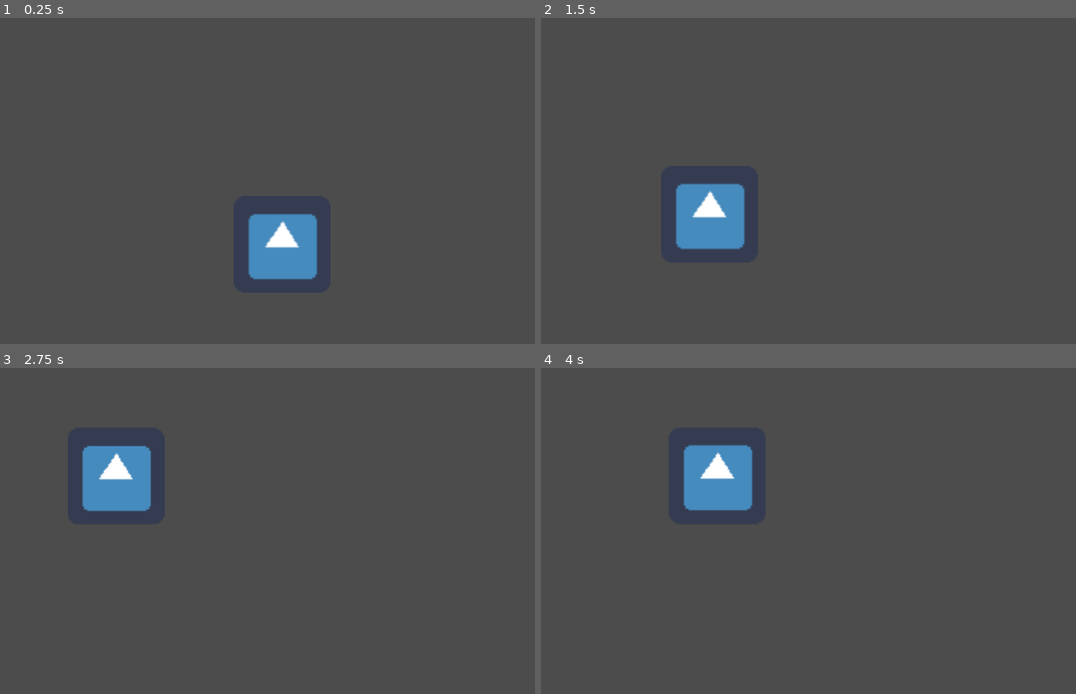
Above: before the commit, frames 1-4 (two rows, left to right).
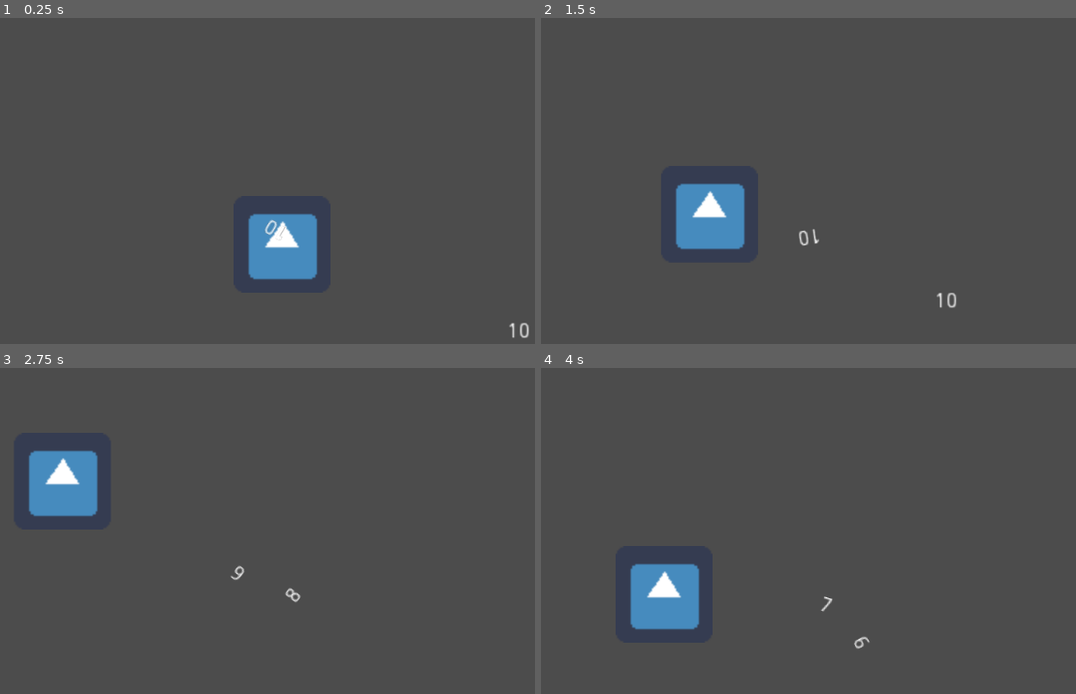
Above: after the commit, the same moments.

Repository: Panda248/Hu-Yang-Yoyale
Game: Godot game, scene res://World.tscn
The game is run twice, just before and just after one commit, with the same random seed, the same clock (stepped at 60 frames per second) and the same inputs. The engine's default icon, where the game draws it, is replaced by a stand-in: a white triangle on a blue panel in a dark square.
Inputs (mouse positions are in pixels of both pictures, inside the frame that each line leads up to):
- Up to frame 1 (0.25 s): no input
- Up to frame 2 (1.5 s): tap Enter at 0.5 s; move the mouse to (824, 226) at 0.52 s; hold Right (ui_right) 0.53-1.28 s; click (824, 226) at 0.6 s; move the mouse to (669, 265) at 1.27 s; hold Down (ui_down) from 1.28 s (still down); click (669, 265) at 1.35 s
- Up to frame 3 (2.75 s): move the mouse to (358, 495) at 2.02 s; release Down (ui_down) at 2.03 s; hold Right (ui_right) from 2.03 s (still down); click (358, 495) at 2.1 s
- Up to frame 4 (4 s): move the mouse to (781, 684) at 2.77 s; release Right (ui_right) at 2.78 s; hold Up (ui_up) 2.78-3.53 s; click (781, 684) at 2.85 s; move the mouse to (1054, 661) at 3.52 s; hold Left (ui_left) from 3.53 s (still down); click (1054, 661) at 3.6 s

The runs differ from the first frame. In frame 1, 0.1% of the frame differs, in the area x 49-99%, y 61-99%; in frame 2, 0.2%; in frame 3, 4.3%; in frame 4, 5.3%, in the area x 16-62%, y 23-87%.

Commit message:
damage and death

Diff:
--- a/Enemy.gd
+++ b/Enemy.gd
@@ -13,7 +13,7 @@
 var state = IDLE
 
 enum	{
-	IDLE, CHASE
+	IDLE, CHASE, ATTACK
 }
 
 func _dead() ->bool:
@@ -26,10 +26,14 @@
 
 # Called every frame. 'delta' is the elapsed time since the previous frame.
 func _process(delta):
+	get_node("Label").text = var2str(health)
 	#State machine
 	match state:
 		CHASE:
 			_chase(delta)
+		ATTACK:
+			look_at(get_node("%Player").position)
+			get_node("Fists").primaryFire()
 	pass
 
 func _chase(delta):
@@ -52,3 +56,15 @@
 func takeDamage(damage : int):
 	get_node("damageFlash").play("damageFlash")
 	health -= damage
+
+
+func _on_Range_body_entered(body):
+	if(body == get_node("%Player")):
+		state = ATTACK
+	pass # Replace with function body.
+
+
+func _on_Range_body_exited(body):
+	if(body == get_node("%Player")):
+		state = CHASE
+	pass # Replace with function body.
--- a/Enemy.tscn
+++ b/Enemy.tscn
@@ -1,7 +1,8 @@
-[gd_scene load_steps=7 format=2]
+[gd_scene load_steps=9 format=2]
 
 [ext_resource path="res://Enemy.gd" type="Script" id=1]
 [ext_resource path="res://HurtBox.gd" type="Script" id=2]
+[ext_resource path="res://Fists.tscn" type="PackedScene" id=3]
 
 [sub_resource type="CircleShape2D" id=1]
 
@@ -10,11 +11,14 @@
 [sub_resource type="CircleShape2D" id=2]
 radius = 71.33
 
-[sub_resource type="Animation" id=4]
+[sub_resource type="CircleShape2D" id=4]
+radius = 32.02
+
+[sub_resource type="Animation" id=5]
 resource_name = "damageFlash"
 length = 0.1
 tracks/0/type = "value"
-tracks/0/path = NodePath("CollisionShape2D:modulate")
+tracks/0/path = NodePath("Body:modulate")
 tracks/0/interp = 1
 tracks/0/loop_wrap = true
 tracks/0/imported = false
@@ -23,14 +27,14 @@
 "times": PoolRealArray( 0, 0.1 ),
 "transitions": PoolRealArray( 1, 1 ),
 "update": 1,
-"values": [ Color( 1, 0, 0, 1 ), Color( 0.407843, 0.647059, 0.462745, 1 ) ]
+"values": [ Color( 1, 0, 0, 1 ), Color( 0.231373, 0.760784, 0.45098, 1 ) ]
 }
 
 [node name="Enemy" type="KinematicBody2D"]
 script = ExtResource( 1 )
 
-[node name="CollisionShape2D" type="CollisionShape2D" parent="."]
-modulate = Color( 0.407843, 0.647059, 0.462745, 1 )
+[node name="Body" type="CollisionShape2D" parent="."]
+modulate = Color( 0.282353, 0.764706, 0.435294, 1 )
 shape = SubResource( 1 )
 
 [node name="HurtBox" type="Area2D" parent="."]
@@ -48,8 +52,24 @@
 [node name="CollisionShape2D" type="CollisionShape2D" parent="FOV"]
 shape = SubResource( 2 )
 
+[node name="Fists" parent="." instance=ExtResource( 3 )]
+position = Vector2( 8, 0 )
+rotation = 1.5708
+
+[node name="Range" type="Area2D" parent="."]
+
+[node name="CollisionShape2D" type="CollisionShape2D" parent="Range"]
+modulate = Color( 1, 1, 1, 0.145098 )
+shape = SubResource( 4 )
+
 [node name="damageFlash" type="AnimationPlayer" parent="."]
-anims/damageFlash = SubResource( 4 )
+anims/damageFlash = SubResource( 5 )
+
+[node name="Label" type="Label" parent="."]
+margin_right = 40.0
+margin_bottom = 14.0
 
 [connection signal="body_entered" from="FOV" to="." method="_on_FOV_body_entered"]
 [connection signal="body_exited" from="FOV" to="." method="_on_FOV_body_exited"]
+[connection signal="body_entered" from="Range" to="." method="_on_Range_body_entered"]
+[connection signal="body_exited" from="Range" to="." method="_on_Range_body_exited"]
--- a/Fists.gd
+++ b/Fists.gd
@@ -1,15 +1,6 @@
 extends Area2D
 
 onready var animationPlayer = get_node("%AnimationPlayer")
-
-func _init():
-	set_pickable(true);
-	pass
-
-func _process(delta):
-	if Input.is_action_just_pressed("primaryFire"):
-		primaryFire();
-	pass
 
 func primaryFire():
 	if !animationPlayer.is_playing():
--- a/Fists.tscn
+++ b/Fists.tscn
@@ -9,9 +9,9 @@
 [sub_resource type="CircleShape2D" id=2]
 radius = 5.0
 
-[sub_resource type="CapsuleShape2D" id=3]
+[sub_resource type="CapsuleShape2D" id=7]
 radius = 8.0
-height = 0.0
+height = 6.0
 
 [sub_resource type="Animation" id=4]
 resource_name = "attackLeft"
@@ -51,7 +51,7 @@
 "times": PoolRealArray( 0 ),
 "transitions": PoolRealArray( 1 ),
 "update": 1,
-"values": [ SubResource( 3 ) ]
+"values": [ SubResource( 7 ) ]
 }
 tracks/3/type = "value"
 tracks/3/path = NodePath("HitBox/CollisionShape2D:disabled")
@@ -75,7 +75,19 @@
 "times": PoolRealArray( 0 ),
 "transitions": PoolRealArray( 1 ),
 "update": 0,
-"values": [ Vector2( -10, -14 ) ]
+"values": [ Vector2( -10, -11 ) ]
+}
+tracks/5/type = "value"
+tracks/5/path = NodePath("HitBox/CollisionShape2D:position")
+tracks/5/interp = 1
+tracks/5/loop_wrap = true
+tracks/5/imported = false
+tracks/5/enabled = true
+tracks/5/keys = {
+"times": PoolRealArray(  ),
+"transitions": PoolRealArray(  ),
+"update": 0,
+"values": [  ]
 }
 
 [sub_resource type="Animation" id=5]
@@ -116,7 +128,7 @@
 "times": PoolRealArray( 0 ),
 "transitions": PoolRealArray( 1 ),
 "update": 1,
-"values": [ SubResource( 3 ) ]
+"values": [ SubResource( 7 ) ]
 }
 tracks/3/type = "value"
 tracks/3/path = NodePath("HitBox/CollisionShape2D:disabled")
@@ -140,7 +152,7 @@
 "times": PoolRealArray( 0 ),
 "transitions": PoolRealArray( 1 ),
 "update": 0,
-"values": [ Vector2( 10, -14 ) ]
+"values": [ Vector2( 10, -11 ) ]
 }
 
 [node name="Fists" type="Area2D"]
@@ -155,14 +167,14 @@
 shape = SubResource( 2 )
 
 [node name="HitBox" type="Area2D" parent="."]
+unique_name_in_owner = true
 script = ExtResource( 1 )
 damage = 1
 
 [node name="CollisionShape2D" type="CollisionShape2D" parent="HitBox"]
 modulate = Color( 1, 1, 1, 0.207843 )
-position = Vector2( -10, -14 )
-rotation = 1.56804
-shape = SubResource( 3 )
+position = Vector2( -10, -11 )
+shape = SubResource( 7 )
 disabled = true
 
 [node name="AnimationPlayer" type="AnimationPlayer" parent="."]
--- a/HurtBox.gd
+++ b/HurtBox.gd
@@ -11,8 +11,9 @@
 	pass
 
 func _on_area_entered(hitbox : HitBox) -> void:
-	if hitbox == null:
+	if get_parent().is_a_parent_of(hitbox):
 		return
-
+	if hitbox ==  null:
+		return
 	if owner.has_method("takeDamage"):
 		owner.takeDamage(hitbox.damage)
--- a/Main.gd
+++ b/Main.gd
@@ -9,8 +9,8 @@
 
 func _process(delta):
 	for item in get_children():
-		if item.has_method("isDead"):
-			if item.isDead:
+		if item.has_method("_dead"):
+			if item._dead():
 				remove_child(item)
 
 	pass
--- a/Player.gd
+++ b/Player.gd
@@ -3,8 +3,9 @@
 signal player_shot(bullet, position, direction);
 
 var direction;
+export var health = 10;
+export var velocity = 100;
 
-export var velocity = 100;
 export (PackedScene) var Bullet;
 
 onready var end_of_barrel = $BarrelEnd;
@@ -17,9 +18,11 @@
 
 # Called every frame. 'delta' is the elapsed time since the previous frame.
 func _process(delta):
+	get_node("Label").text = var2str(health)
 	var _motion = Vector2();
 	look_at(get_global_mouse_position());
 	input_movement()
+	input_action()
 	direction = direction.normalized();
 	_motion = move_and_collide(direction * velocity * delta);
 	pass
@@ -44,9 +47,17 @@
 	if event.is_action_released("primaryFire"):
 		shoot();
 
+func input_action():
+	if Input.is_action_just_pressed("primaryFire"):
+		get_node("Fists").primaryFire();
+
 func shoot():
 	var bullet_instance = Bullet.instance();
 	var target = get_global_mouse_position();
 	var direction_to_mouse = end_of_barrel.global_position.direction_to(target).normalized();
 
 	emit_signal("player_shot", bullet_instance, end_of_barrel.global_position, direction_to_mouse);
+
+func takeDamage(damage : int):
+	get_node("damageFlash").play("damageFlash")
+	health -= damage
--- a/Player.tscn
+++ b/Player.tscn
@@ -1,30 +1,41 @@
-[gd_scene load_steps=6 format=2]
+[gd_scene load_steps=8 format=2]
 
 [ext_resource path="res://Player.gd" type="Script" id=1]
 [ext_resource path="res://Bullet.tscn" type="PackedScene" id=2]
 [ext_resource path="res://Fists.tscn" type="PackedScene" id=3]
+[ext_resource path="res://HurtBox.gd" type="Script" id=5]
 
 [sub_resource type="CircleShape2D" id=1]
 
 [sub_resource type="CircleShape2D" id=2]
+
+[sub_resource type="Animation" id=3]
+resource_name = "damageFlash"
+length = 0.1
+tracks/0/type = "value"
+tracks/0/path = NodePath("Body:modulate")
+tracks/0/interp = 1
+tracks/0/loop_wrap = true
+tracks/0/imported = false
+tracks/0/enabled = true
+tracks/0/keys = {
+"times": PoolRealArray( 0, 0.1 ),
+"transitions": PoolRealArray( 1, 1 ),
+"update": 1,
+"values": [ Color( 1, 0, 0, 1 ), Color( 0.231373, 0.760784, 0.45098, 1 ) ]
+}
 
 [node name="Player" type="KinematicBody2D"]
 script = ExtResource( 1 )
 Bullet = ExtResource( 2 )
 
 [node name="Body" type="CollisionShape2D" parent="."]
-modulate = Color( 0, 1, 0.345098, 1 )
+modulate = Color( 0.905882, 0.956863, 0.305882, 1 )
 shape = SubResource( 1 )
 
 [node name="Camera2D" type="Camera2D" parent="."]
 current = true
 zoom = Vector2( 0.5, 0.5 )
-
-[node name="Hitbox" type="Area2D" parent="."]
-
-[node name="CollisionShape2D2" type="CollisionShape2D" parent="Hitbox"]
-visible = false
-shape = SubResource( 2 )
 
 [node name="BarrelEnd" type="Position2D" parent="."]
 position = Vector2( 13, 6 )
@@ -32,3 +43,19 @@
 [node name="Fists" parent="." instance=ExtResource( 3 )]
 position = Vector2( 6, 0 )
 rotation = 1.5708
+
+[node name="HurtBox" type="Area2D" parent="."]
+visible = false
+collision_layer = 2
+collision_mask = 0
+script = ExtResource( 5 )
+
+[node name="CollisionShape2D" type="CollisionShape2D" parent="HurtBox"]
+shape = SubResource( 2 )
+
+[node name="Label" type="Label" parent="."]
+margin_right = 40.0
+margin_bottom = 14.0
+
+[node name="damageFlash" type="AnimationPlayer" parent="."]
+anims/damageFlash = SubResource( 3 )
